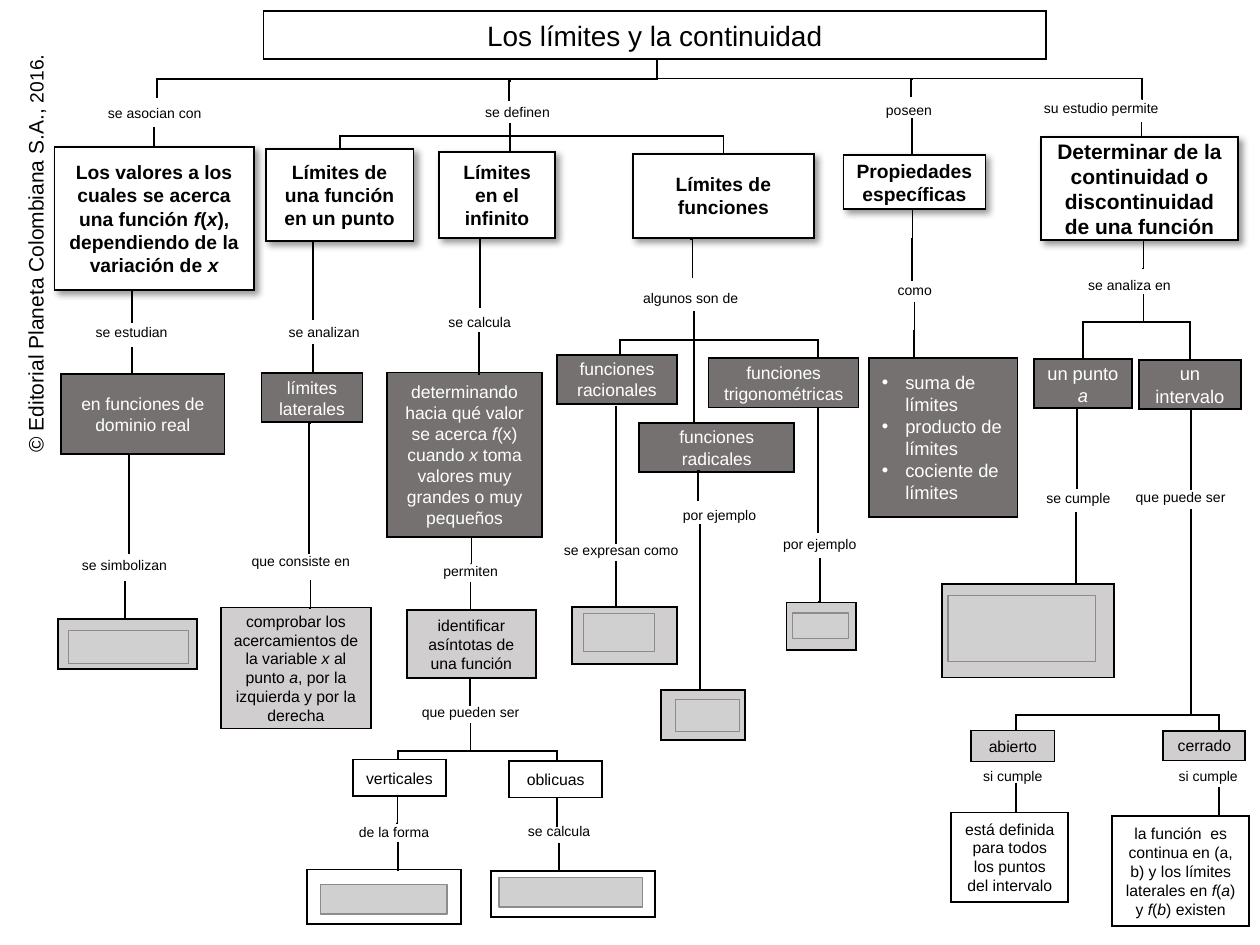
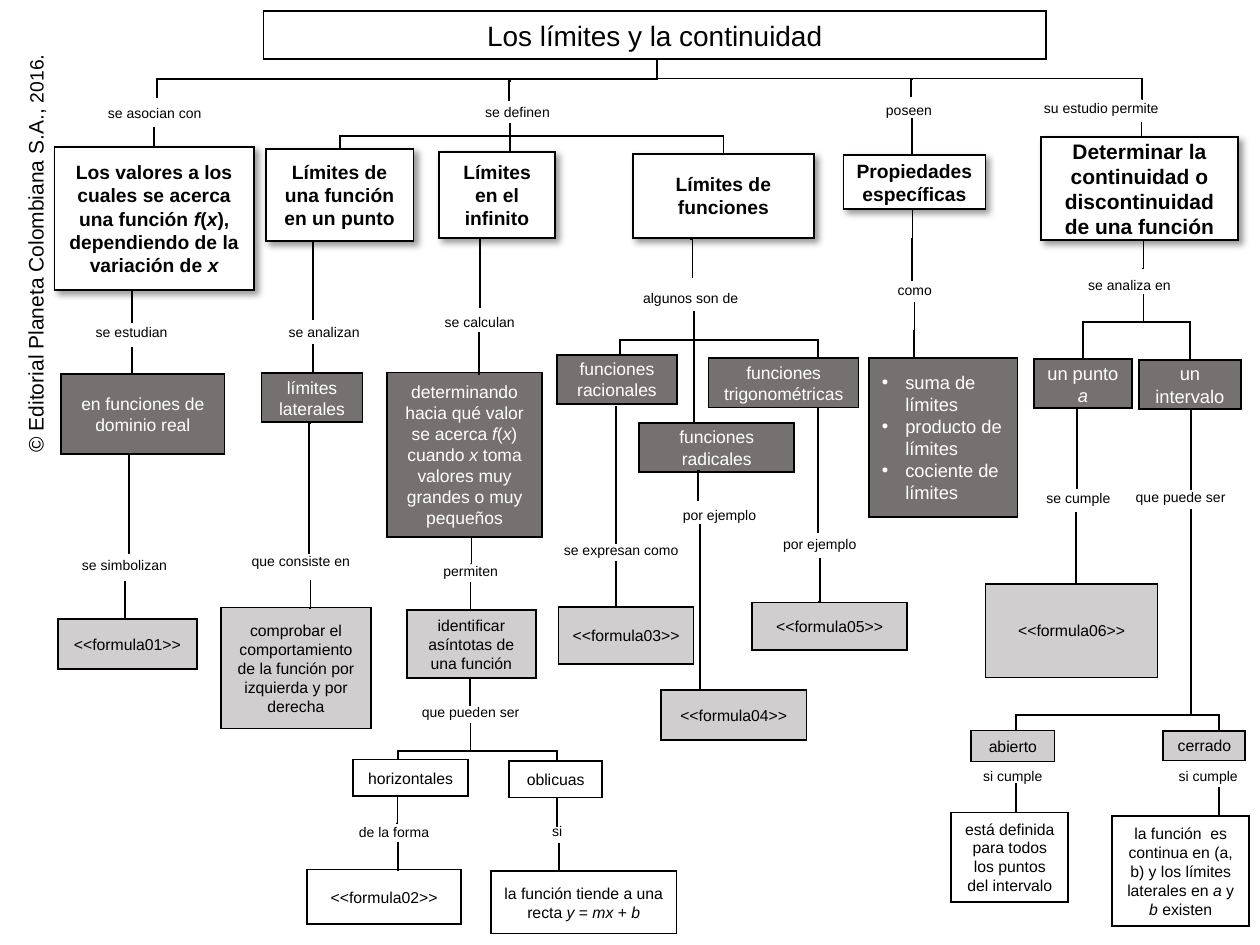
Before and after one commit to AulaPlanetaColombia/Matematicas, a slide deck: slide 1 of fuentes/contenidos/grado11/guion03/MAPA_11_03_C0.pptx. Drawn at 1260x945 pixels with LibreOffice and Linux fonts; fonts in the diff are those of the drawing; grey boxes stand for pictures; background and template pictures are left out. Boxes give left, top, right and bottom in pixels: in the first picture for what was removed or moved away, otherwise in the second. Text is boxed around its words. In the diff, an @@ line names an element or a change of style, - is before the commit and + after.

```diff
--- a/fuentes/contenidos/grado11/guion03/MAPA_11_03_C0.pptx
+++ b/fuentes/contenidos/grado11/guion03/MAPA_11_03_C0.pptx
@@ text in rectangle at (1065, 143, 1214, 235): text changed @@
-Determinar de la continuidad o discontinuidad de una función
+Determinar la continuidad o discontinuidad de una función
@@ text at (445, 317, 514, 327): text changed @@
-se calcula
+se calculan
@@ picture removed at (948, 596, 1095, 662) @@
@@ rectangle "<<formula06>>": place and size @@
-rectangle "<<formula06>>" at (942, 585, 1115, 678)
+rectangle "<<formula06>>" at (985, 583, 1158, 677)
@@ text in rectangle at (238, 624, 354, 712): text changed @@
-comprobar los acercamientos de la variable x al punto a, por la izquierda y por la derecha
+comprobar el comportamiento de la función por izquierda y por derecha
@@ rectangle "<<formula03>>": place and size @@
-rectangle "<<formula03>>" at (572, 607, 677, 664)
+rectangle "<<formula03>>" at (558, 607, 693, 664)
@@ text in rectangle at (573, 629, 680, 641): text added @@
+<<formula03>>
@@ picture removed at (583, 614, 655, 653) @@
@@ rectangle "<<formula05>>": place and size @@
-rectangle "<<formula05>>" at (786, 602, 856, 650)
+rectangle "<<formula05>>" at (752, 602, 907, 650)
@@ text in rectangle at (776, 620, 883, 632): text added @@
+<<formula05>>
@@ picture removed at (793, 614, 848, 639) @@
@@ text in rectangle at (1018, 624, 1125, 636): text added @@
+<<formula06>>
@@ picture removed at (68, 631, 188, 664) @@
@@ text in rectangle at (74, 638, 181, 650): text added @@
+<<formula01>>
@@ rectangle "<<formula04>>": place and size @@
-rectangle "<<formula04>>" at (662, 690, 746, 741)
+rectangle "<<formula04>>" at (662, 690, 808, 741)
@@ picture removed at (675, 699, 738, 731) @@
@@ text in rectangle at (680, 709, 787, 721): text added @@
+<<formula04>>
@@ rectangle "horizontales": place and size @@
-rectangle "horizontales" at (353, 760, 446, 796)
+rectangle "horizontales" at (353, 760, 469, 796)
@@ text in rectangle at (368, 772, 453, 784): text changed @@
-verticales
+horizontales
@@ text at (552, 825, 562, 836): text changed @@
-se calcula
+si
@@ text in rectangle at (1127, 827, 1234, 915): text changed @@
-la función es continua en (a, b) y los límites laterales en f(a) y f(b) existen
+la función es continua en (a, b) y los límites laterales en a y b existen
@@ picture removed at (321, 885, 447, 915) @@
@@ text in rectangle at (331, 891, 438, 903): text added @@
+<<formula02>>
@@ rectangle "la función tiende a una ...": place and size @@
-rectangle "la función tiende a una ..." at (491, 871, 655, 917)
+rectangle "la función tiende a una ..." at (491, 871, 678, 934)
@@ picture removed at (499, 877, 643, 906) @@
@@ text in rectangle at (504, 887, 663, 921): text added @@
+la función tiende a una recta y = mx + b
```
Also in this commit, not shown: 6 other files.
